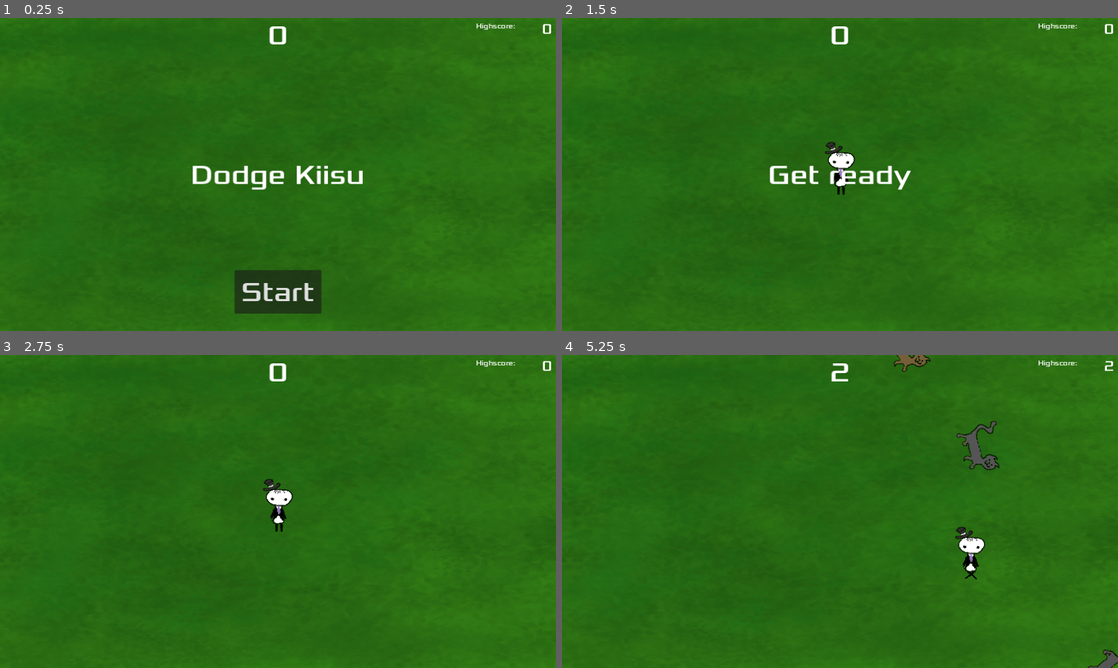
Above: before the commit, frames 1-4 (two rows, left to right).
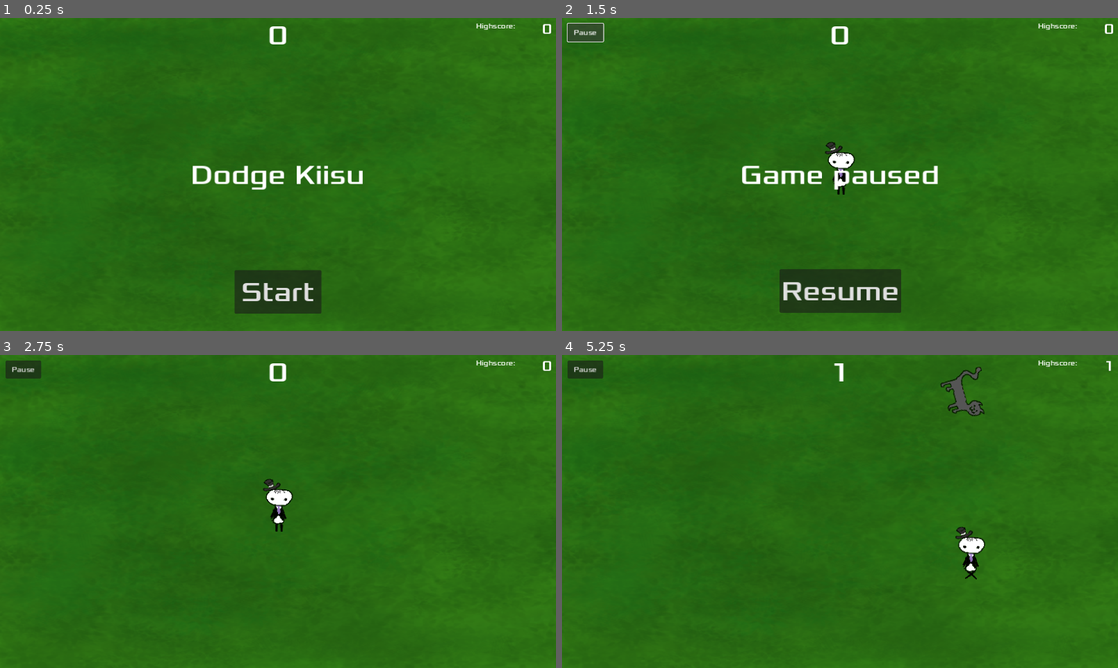
Above: after the commit, the same moments.

Repository: ebistu/dis-guys-a-cat-allergic
Game: Godot game, scene res://scenes/main.tscn
Two runs of this game, one before a commit and one after it. Both use one fixed random seed, a clock stepped at 60 frames per second and the inputs below.
Inputs (mouse positions are in pixels of both pictures, inside the frame that each line leads up to):
- Up to frame 1 (0.25 s): no input
- Up to frame 2 (1.5 s): click "Start" at 0.5 s; click (584, 33) at 1.25 s, where only the run after the commit has a clickable "Pause"
- Up to frame 3 (2.75 s): click (278, 627) at 2 s, where only the run after the commit has a clickable "Resume"
- Up to frame 4 (5.25 s): hold D (move_right) 2.78-3.53 s; hold S (move_down) 3.53-4.28 s; hold D (move_right) 4.28-5.03 s; hold W (move_up) from 5.03 s (still down)

The runs differ from the first frame. In frame 2, 4.6% of the frame differs, in the area x 0-68%, y 1-95%; in frame 3, 0.4%; in frame 4, 1.9%.

Commit message:
added music and made final fixes before release 2

Diff:
--- a/project.godot
+++ b/project.godot
@@ -13,7 +13,7 @@
 config/name="Dis guy's a cat allergic"
 run/main_scene="res://scenes/main.tscn"
 config/features=PackedStringArray("4.2", "Forward Plus")
-config/icon="res://icon.svg"
+config/icon="res://textures/player/dis guy.png"
 
 [display]
 
@@ -52,3 +52,8 @@
 "events": [Object(InputEventKey,"resource_local_to_scene":false,"resource_name":"","device":-1,"window_id":0,"alt_pressed":false,"shift_pressed":false,"ctrl_pressed":false,"meta_pressed":false,"pressed":false,"keycode":0,"physical_keycode":32,"key_label":0,"unicode":32,"echo":false,"script":null)
 ]
 }
+pause_game={
+"deadzone": 0.5,
+"events": [Object(InputEventKey,"resource_local_to_scene":false,"resource_name":"","device":-1,"window_id":0,"alt_pressed":false,"shift_pressed":false,"ctrl_pressed":false,"meta_pressed":false,"pressed":false,"keycode":0,"physical_keycode":4194305,"key_label":0,"unicode":0,"echo":false,"script":null)
+]
+}
--- a/scenes/HUD.gd
+++ b/scenes/HUD.gd
@@ -1,9 +1,12 @@
 extends CanvasLayer
 
 signal start_game
+signal pause_game
+signal resume_game
 # Called when the node enters the scene tree for the first time.
 func _ready():
-	pass # Replace with function body.
+	$PauseButton.hide()
+	$ResumeButton.hide()
 
 
 # Called every frame. 'delta' is the elapsed time since the previous frame.
@@ -16,6 +19,7 @@
 	$MessageTimer.start()
 
 func show_game_over():
+	$PauseButton.hide()
 	show_message("Game over")
 	await $MessageTimer.timeout
 
@@ -25,6 +29,7 @@
 	await get_tree().create_timer(1.0).timeout
 	$StartButton.show()
 
+
 func update_score(score):
 	$ScoreLabel.text = str(score)
 	if score > int($Highscore.text):
@@ -33,6 +38,19 @@
 func _on_start_button_pressed():
 	$StartButton.hide()
 	start_game.emit()
+	$PauseButton.show()
+
 
 func _on_message_timer_timeout():
 	$Message.hide()
+
+
+func _on_pause_button_pressed():
+	show_message("Game paused")
+	$ResumeButton.show()
+	pause_game.emit()
+
+
+func _on_resume_button_pressed():
+	$ResumeButton.hide()
+	resume_game.emit()
--- a/scenes/characters/player.gd
+++ b/scenes/characters/player.gd
@@ -4,6 +4,7 @@
 var screen_size
 var speed = 200
 var indestructible: bool = false
+var animationOverride: bool = false
 # Called when the node enters the scene tree for the first time.
 func _ready():
 	screen_size = get_viewport_rect().size
@@ -30,13 +31,16 @@
 	position = position.clamp(Vector2.ZERO, screen_size)
 
 	if velocity.x != 0:
-		$AnimatedSprite2D.animation = "walk"
+		if animationOverride == false:
+			$AnimatedSprite2D.animation = "walk"
 		$AnimatedSprite2D.flip_v = false
 		$AnimatedSprite2D.flip_h = velocity.x < 0
 	elif velocity.y != 0:
-		$AnimatedSprite2D.animation = "walk"
+		if animationOverride == false:
+			$AnimatedSprite2D.animation = "walk"
 	else:
-		$AnimatedSprite2D.animation = "default"
+		if animationOverride == false:
+			$AnimatedSprite2D.animation = "default"
 	#elif velocity.y != 0:
 		#$AnimatedSprite2D.animation = "up"
 		#$AnimatedSprite2D.flip_v = velocity.y > 0
@@ -80,9 +84,19 @@
 			speed = 200
 			$poweruplabel.hide()
 		"indestructible":
+			$AnimatedSprite2D.animation = "ghost"
+			animationOverride = true
 			indestructible = true
 			$poweruplabel.text = "immune to cat"
 			$poweruplabel.show()
 			await get_tree().create_timer(10.0).timeout
+			animationOverride = false
 			indestructible = false
 			$poweruplabel.hide()
+		"enlarge":
+			scale = Vector2(2,2)
+			$poweruplabel.text = "huge"
+			$poweruplabel.show()
+			await get_tree().create_timer(10.0).timeout
+			scale = Vector2(1,1)
+			$poweruplabel.hide()
--- a/scenes/characters/player.tscn
+++ b/scenes/characters/player.tscn
@@ -1,8 +1,9 @@
-[gd_scene load_steps=7 format=3 uid="uid://dfnotq3vj8s2q"]
+[gd_scene load_steps=8 format=3 uid="uid://dfnotq3vj8s2q"]
 
 [ext_resource type="Script" path="res://scenes/characters/player.gd" id="1_7maw3"]
 [ext_resource type="Texture2D" uid="uid://q6o3c4ind1fp" path="res://textures/player/dis guy.png" id="2_7ktfy"]
 [ext_resource type="Texture2D" uid="uid://dbdb3kq2nu1pk" path="res://textures/player/dis guy_walk1.png" id="3_3v0v5"]
+[ext_resource type="Texture2D" uid="uid://cymmrelumjtyh" path="res://textures/dis guy_ghost.png" id="3_tbgoj"]
 [ext_resource type="Texture2D" uid="uid://hkonuvf1so4n" path="res://textures/player/dis guy_walk2.png" id="4_ocqu1"]
 
 [sub_resource type="SpriteFrames" id="SpriteFrames_bl6cp"]
@@ -13,6 +14,14 @@
 }],
 "loop": true,
 "name": &"default",
+"speed": 5.0
+}, {
+"frames": [{
+"duration": 1.0,
+"texture": ExtResource("3_tbgoj")
+}],
+"loop": true,
+"name": &"ghost",
 "speed": 5.0
 }, {
 "frames": [{
@@ -40,7 +49,7 @@
 [node name="AnimatedSprite2D" type="AnimatedSprite2D" parent="."]
 scale = Vector2(1.5, 1.5)
 sprite_frames = SubResource("SpriteFrames_bl6cp")
-animation = &"walk"
+animation = &"ghost"
 speed_scale = 3.0
 
 [node name="CollisionShape2D" type="CollisionShape2D" parent="."]
--- a/scenes/collectibles/powerup_shrink.gd
+++ b/scenes/collectibles/powerup_shrink.gd
@@ -3,11 +3,12 @@
 var type: String = "powerup"
 var poweruptype: String = ""
 var typeArr = ["shrink", "speed", "indestructible"]
+#var typeArr = ["enlarge"]
 # Called when the node enters the scene tree for the first time.
 func _ready():
 	poweruptype = typeArr[randi_range(0,2)]
 
 
-# Called every frame. 'delta' is the elapsed time since the previous frame.
+# Called every frame. 'delta' is the elapsed time since tahe previous frame.
 func _process(delta):
 	pass
--- a/scenes/collectibles/powerup_shrink.tscn
+++ b/scenes/collectibles/powerup_shrink.tscn
@@ -7,7 +7,7 @@
 radius = 4.31084
 height = 22.5723
 
-[node name="PowerupShrink" type="RigidBody2D"]
+[node name="PowerupShrink" type="RigidBody2D" groups=["powerups"]]
 collision_mask = 0
 gravity_scale = 0.0
 script = ExtResource("1_2pfsy")
--- a/scenes/hud.tscn
+++ b/scenes/hud.tscn
@@ -1,7 +1,19 @@
-[gd_scene load_steps=3 format=3 uid="uid://terc54jg7ob3"]
+[gd_scene load_steps=7 format=3 uid="uid://terc54jg7ob3"]
 
 [ext_resource type="Script" path="res://scenes/HUD.gd" id="1_gfryp"]
 [ext_resource type="FontFile" uid="uid://cqdj0do7i55t7" path="res://Xolonium-Regular.ttf" id="2_qe6ru"]
+
+[sub_resource type="InputEventAction" id="InputEventAction_5v40d"]
+action = &"start_game"
+
+[sub_resource type="Shortcut" id="Shortcut_tyf1t"]
+events = [SubResource("InputEventAction_5v40d")]
+
+[sub_resource type="InputEventAction" id="InputEventAction_et6tx"]
+action = &"pause_game"
+
+[sub_resource type="Shortcut" id="Shortcut_ypwq8"]
+events = [SubResource("InputEventAction_et6tx")]
 
 [node name="HUD" type="CanvasLayer"]
 script = ExtResource("1_gfryp")
@@ -62,6 +74,22 @@
 horizontal_alignment = 1
 vertical_alignment = 1
 
+[node name="ResumeButton" type="Button" parent="."]
+anchors_preset = 7
+anchor_left = 0.5
+anchor_top = 1.0
+anchor_right = 0.5
+anchor_bottom = 1.0
+offset_left = -139.0
+offset_top = -142.0
+offset_right = 140.0
+offset_bottom = -42.0
+grow_horizontal = 2
+grow_vertical = 0
+theme_override_fonts/font = ExtResource("2_qe6ru")
+theme_override_font_sizes/font_size = 64
+text = "Resume"
+
 [node name="StartButton" type="Button" parent="."]
 anchors_preset = 7
 anchor_left = 0.5
@@ -76,11 +104,22 @@
 grow_vertical = 0
 theme_override_fonts/font = ExtResource("2_qe6ru")
 theme_override_font_sizes/font_size = 64
+shortcut = SubResource("Shortcut_tyf1t")
 text = "Start"
 
+[node name="PauseButton" type="Button" parent="."]
+offset_left = 13.0
+offset_top = 13.0
+offset_right = 95.0
+offset_bottom = 54.0
+theme_override_fonts/font = ExtResource("2_qe6ru")
+shortcut = SubResource("Shortcut_ypwq8")
+text = "Pause"
+
 [node name="MessageTimer" type="Timer" parent="."]
-wait_time = 2.0
 one_shot = true
 
+[connection signal="pressed" from="ResumeButton" to="." method="_on_resume_button_pressed"]
 [connection signal="pressed" from="StartButton" to="." method="_on_start_button_pressed"]
+[connection signal="pressed" from="PauseButton" to="." method="_on_pause_button_pressed"]
 [connection signal="timeout" from="MessageTimer" to="." method="_on_message_timer_timeout"]
--- a/scenes/main.gd
+++ b/scenes/main.gd
@@ -47,6 +47,7 @@
 	$HUD.update_score(score)
 	$HUD.show_message("Get ready")
 	get_tree().call_group("mobs", "queue_free")
+	get_tree().call_group("powerups", "queue_free")
 	powerup_drop_round_arr = [randi_range(45,55), randi_range(70,80), randi_range(95,105), randi_range(120,130), randi_range(145,155), \
 	randi_range(170,180), randi_range(195,205), randi_range(215,220), randi_range(230,235), randi_range(240,245)]
 	print(powerup_drop_round_arr)
@@ -68,7 +69,7 @@
 	kiisu.position = mob_spawn_location.position
 	direction += randf_range(-PI / 4, PI / 4)
 	kiisu.rotation = direction
-	var velocity = Vector2(randf_range(150.0, 250.0), 0.0)
+	var velocity = Vector2(randf_range(200.0, 350.0), 0.0)
 	if score > 50:
 		velocity = velocity * 1.5
 	elif score > 100:
@@ -83,3 +84,9 @@
 
 func _on_boss_timer_timeout():
 	pass
+
+func game_pause():
+	get_tree().paused = true
+
+func game_resume():
+	get_tree().paused = false
--- a/scenes/main.tscn
+++ b/scenes/main.tscn
@@ -6,6 +6,7 @@
 [ext_resource type="PackedScene" uid="uid://dfnotq3vj8s2q" path="res://scenes/characters/player.tscn" id="4_koaio"]
 [ext_resource type="PackedScene" uid="uid://terc54jg7ob3" path="res://scenes/hud.tscn" id="5_cuvpg"]
 [ext_resource type="PackedScene" uid="uid://dfmv06o18vc8r" path="res://scenes/collectibles/powerup_shrink.tscn" id="6_wqf1i"]
+[ext_resource type="AudioStream" uid="uid://dhfuww1hvog3v" path="res://sounds/dissong.mp3" id="7_0pxf8"]
 
 [sub_resource type="Curve2D" id="Curve2D_bdtwc"]
 _data = {
@@ -18,13 +19,16 @@
 mob_scene = ExtResource("2_gro80")
 powerup_scene = ExtResource("6_wqf1i")
 
-[node name="Sprite2D" type="Sprite2D" parent="."]
-position = Vector2(624, 354.5)
+[node name="background" type="TextureRect" parent="."]
+offset_left = -24.0
+offset_top = -16.0
+offset_right = 976.0
+offset_bottom = 984.0
 scale = Vector2(1.342, 0.747)
 texture = ExtResource("3_0l3k6")
 
 [node name="MobTimer" type="Timer" parent="."]
-wait_time = 0.242
+wait_time = 0.5
 
 [node name="ScoreTimer" type="Timer" parent="."]
 
@@ -49,10 +53,18 @@
 [node name="Player" parent="." instance=ExtResource("4_koaio")]
 
 [node name="HUD" parent="." instance=ExtResource("5_cuvpg")]
+process_mode = 3
+
+[node name="AudioStreamPlayer2D" type="AudioStreamPlayer2D" parent="."]
+stream = ExtResource("7_0pxf8")
+volume_db = -19.26
+autoplay = true
 
 [connection signal="timeout" from="MobTimer" to="." method="_on_mob_timer_timeout"]
 [connection signal="timeout" from="ScoreTimer" to="." method="_on_score_timer_timeout"]
 [connection signal="timeout" from="StartTimer" to="." method="_on_start_timer_timeout"]
 [connection signal="timeout" from="BossTimer" to="." method="_on_boss_timer_timeout"]
 [connection signal="hit" from="Player" to="." method="game_over"]
+[connection signal="pause_game" from="HUD" to="." method="game_pause"]
+[connection signal="resume_game" from="HUD" to="." method="game_resume"]
 [connection signal="start_game" from="HUD" to="." method="new_game"]
Not shown, changed: export_presets.cfg
Not shown: 1 places in scenes/main.tscn that only renumber resources
Not shown, added: sounds/dissong.mp3.import
Binary file added: textures/dis guy_ghost.png
Not shown, added: textures/dis guy_ghost.png.import
Not shown, added: sounds/dissong.mp3
